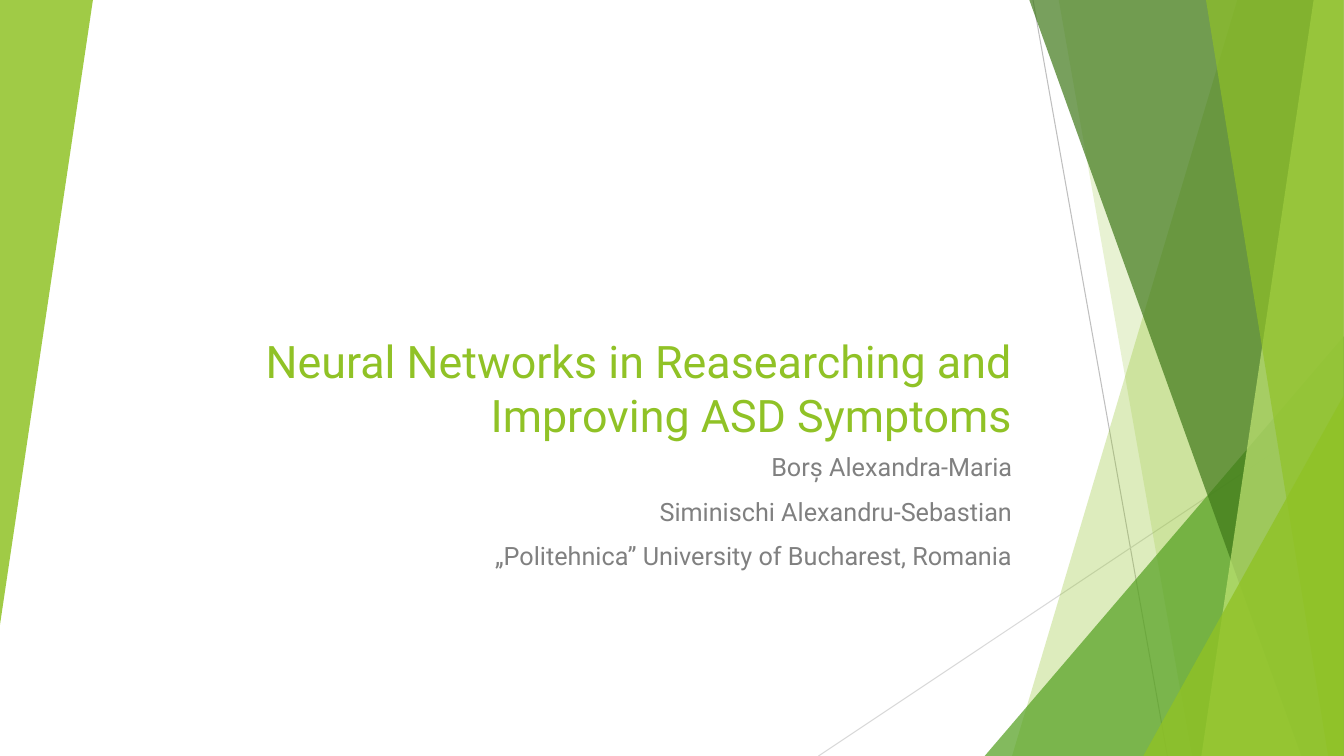
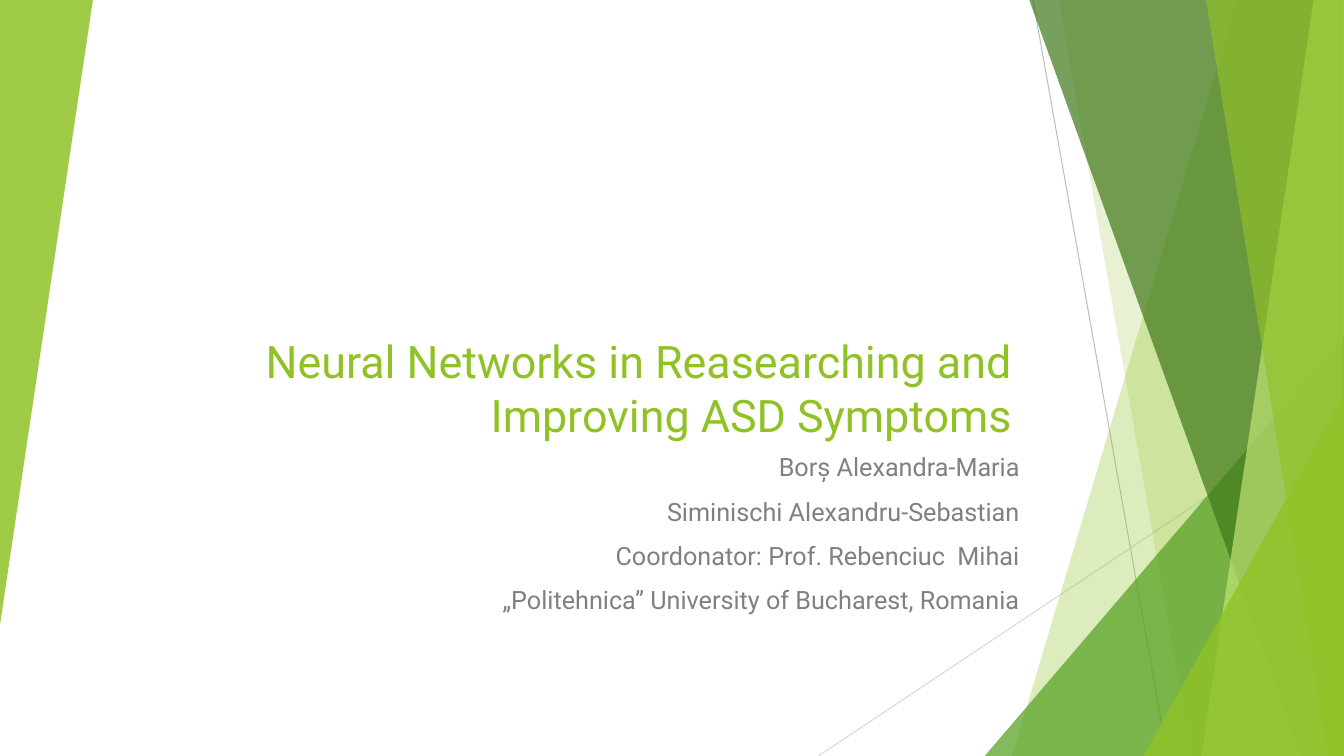
Before and after one commit to simichanga/autismResearch, a slide deck: slide 1 of CERC2022.pptx. Drawn at 1344x756 pixels with LibreOffice and Linux fonts; fonts in the diff are those of the drawing. Boxes give left, top, right and bottom in pixels: in the first picture for what was removed or moved away, otherwise in the second. Text is boxed around its words. In the diff, an @@ line names an element or a change of style, - is before the commit and + after.

```diff
--- a/CERC2022.pptx
+++ b/CERC2022.pptx
@@ subtitle at [616, 546, 1019, 565]: paragraph added @@
+Coordonator: Prof. Rebenciuc Mihai
```
